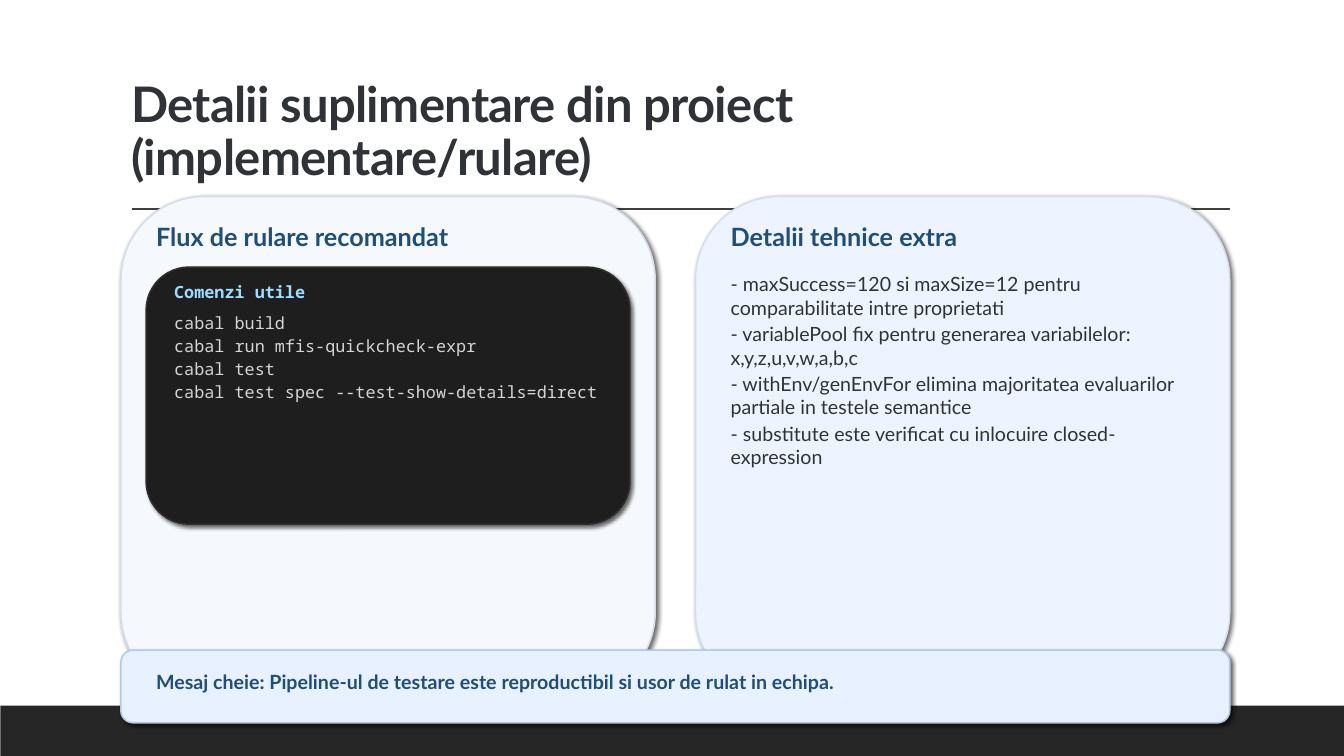
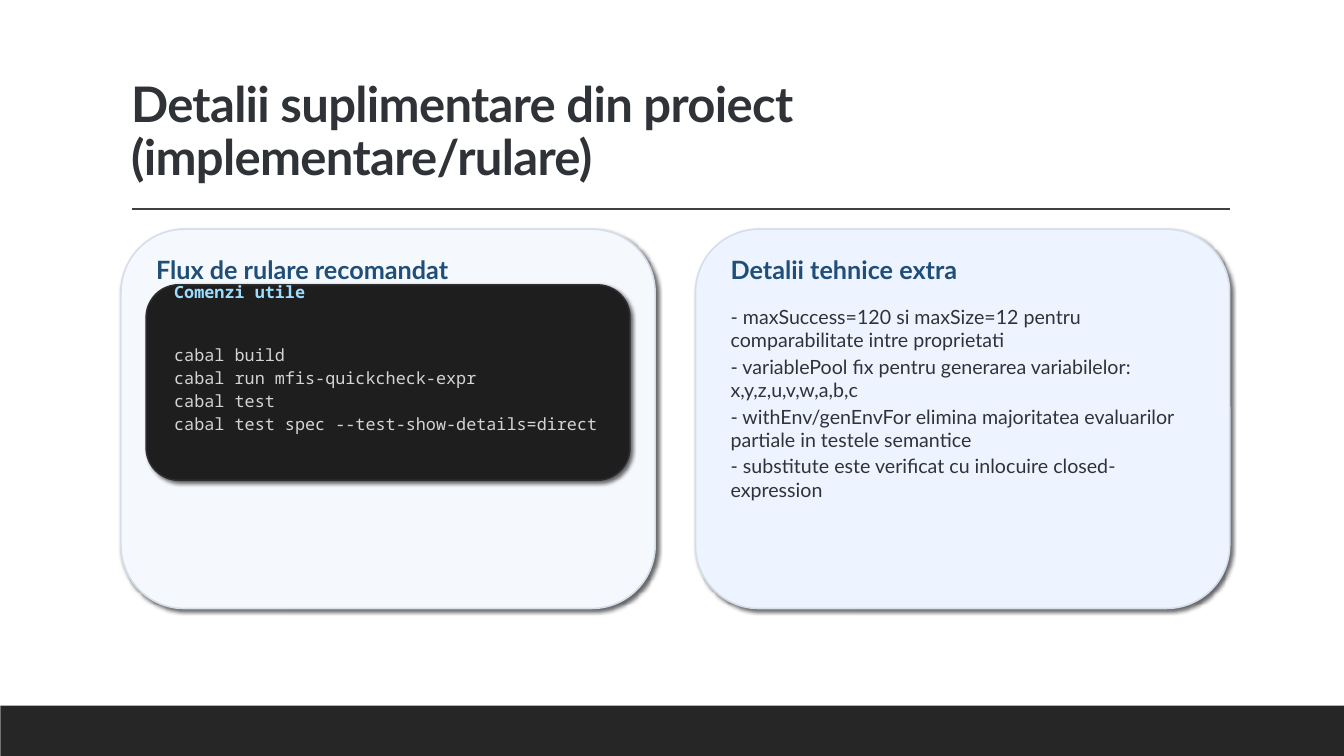
Before and after one commit to alexandrunite/MFIS_Project, a slide deck: slide 17 of Testarea property-based folosind QuickCheck.pptx. Drawn at 1344x756 pixels with LibreOffice and Linux fonts; fonts in the diff are those of the drawing. Boxes give left, top, right and bottom in pixels: in the first picture for what was removed or moved away, otherwise in the second. Text is boxed around its words. In the diff, an @@ line names an element or a change of style, - is before the commit and + after.

```diff
--- a/Testarea property-based folosind QuickCheck.pptx
+++ b/Testarea property-based folosind QuickCheck.pptx
@@ rounded rectangle: place and size @@
-rounded rectangle at [121,197,655,696]
+rounded rectangle at [121,229,655,608]
@@ rounded rectangle: place and size @@
-rounded rectangle at [696,197,1230,696]
+rounded rectangle at [696,229,1230,608]
@@ 4 texts: place and size @@
-4 texts at [156,227,1174,468]
+4 texts at [156,260,1174,501]
@@ rounded rectangle: place and size @@
-rounded rectangle at [146,267,630,524]
+rounded rectangle at [146,285,630,481]
@@ rounded rectangle removed at [121,650,1230,723] @@
@@ text removed at [156,674,834,693] @@
-Mesaj cheie: Pipeline-ul de testare este reproductibil si usor de rulat in echipa.
```
Also in this commit, not shown: 1 other slide changed, 8 slides added, 1 other file.
